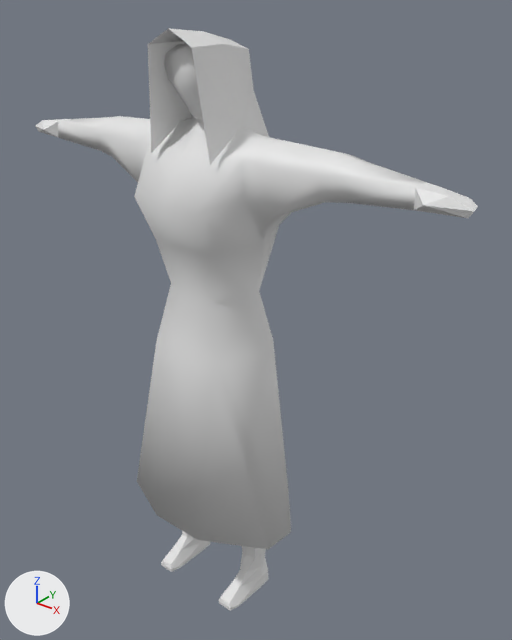
The Blender file 3DModels/BlendFiles/villger-female.blend: old version first, new version second.
Both versions are drawn from a camera (50 mm lens) standing at (10.42, -11.35, 7.12) and looking at (0.58, 0.95, -0.51). Lighting does not change. The marker at lower left points along +X, +Y and +Z.
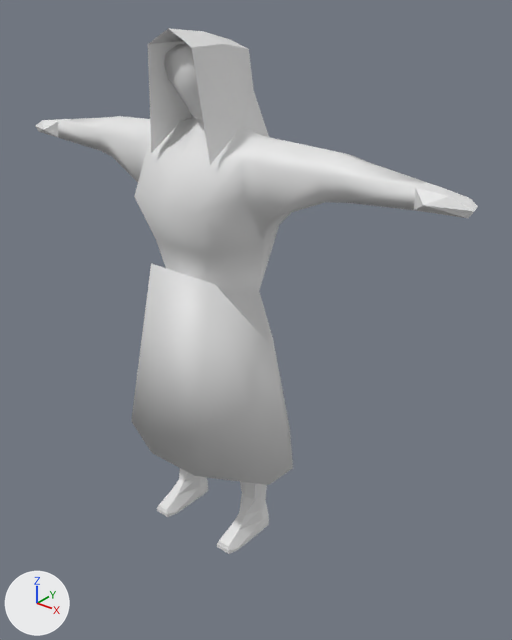
Commit message: Ajout d'une villageoise

What differs and where, as boxes [x1, y1, x2, y2] in the pictures (512 x 640 px; the box of a moved part takes in the faces that stretch with it):
'Cube', reshaped (10% shorter): before [35, 28, 478, 611]; after [35, 28, 478, 554]
part 1 of me_cube, moved or reshaped: before [161, 341, 291, 611]; after [157, 340, 293, 554]
part 2 of me_cube, moved or reshaped: before [137, 284, 291, 550]; after [131, 264, 293, 485]

The change, as a diff of the scene's bpy script:
```diff
--- a/3DModels/BlendFiles/villger-female.blend.py
+++ b/3DModels/BlendFiles/villger-female.blend.py
@@ me_cube @@
 me_cube.from_pydata(...)  # 255 vertices, 308 faces; spans x -9.9..9.9, y -2.6..3.3, z -19.2..4.3
 # used by ob_cube; location = (0.03, 0.0, 3.59); scale = (0.612, 0.612, 0.612)
+# me_cube part 1: all 107 vertices in x -4.0..3.9, y -2.6..3.3, z -19.2..-15.1 are moved by (0.0, 0.0, 3.3)
+# me_cube part 2: all 2 vertices in x -1.6..1.6, y -1.6, z -7.2 are moved by (0.0, 0.0, 3.3)
```
